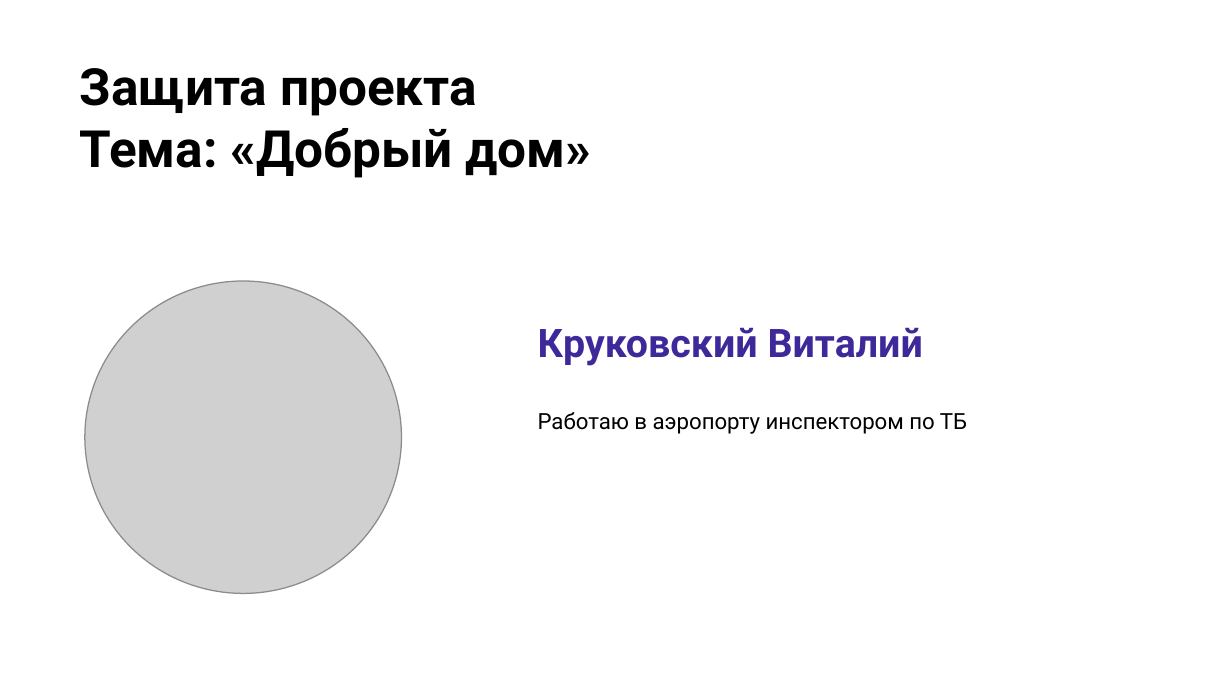
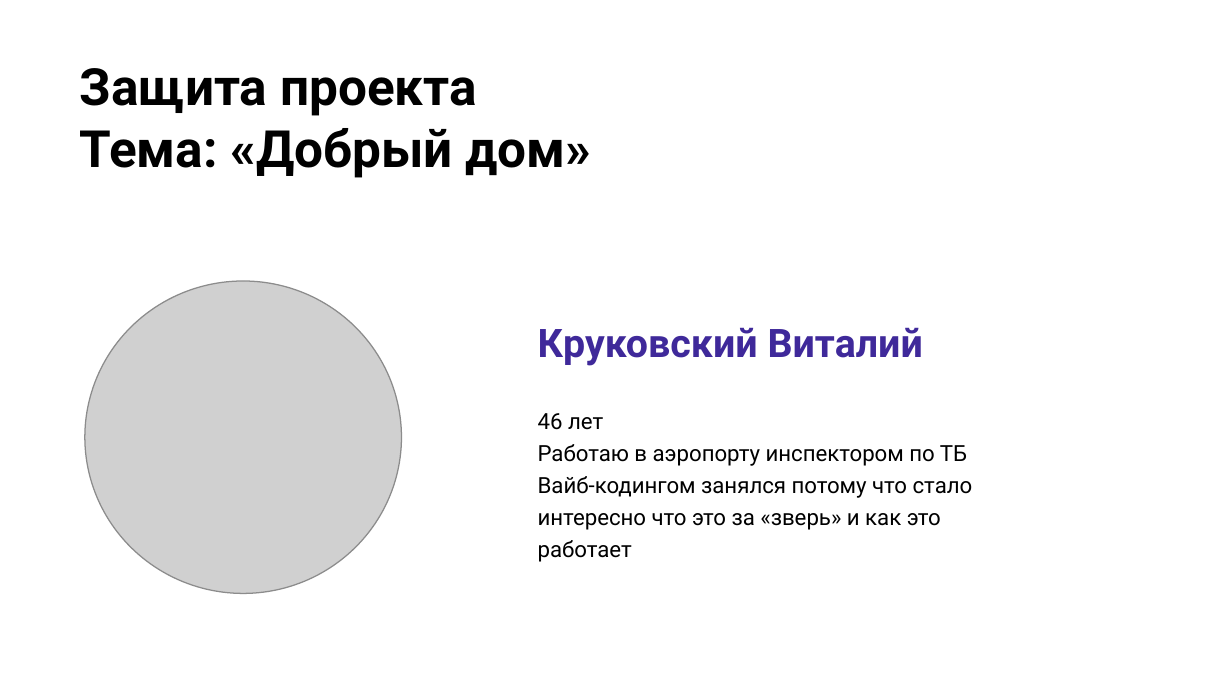
Before and after one commit to VitalyKruk/dobryi-dom, a slide deck: slide 3 of docs/Добрый_дом_Защита_проекта.pptx. Drawn at 1232x693 pixels with LibreOffice and Linux fonts; fonts in the diff are those of the drawing; grey boxes stand for pictures; background and template pictures are left out. Boxes give left, top, right and bottom in pixels: in the first picture for what was removed or moved away, otherwise in the second. Text is boxed around its words. In the diff, an @@ line names an element or a change of style, - is before the commit and + after.

```diff
--- a/docs/Добрый_дом_Защита_проекта.pptx
+++ b/docs/Добрый_дом_Защита_проекта.pptx
@@ text at [538,413,603,430]: paragraph added @@
+46 лет
@@ text at [538,476,973,562]: paragraph added @@
+Вайб-кодингом занялся потому что стало интересно что это за «зверь» и как это работает
```
Also in this commit, not shown: 4 other slides changed, 3 other files.
